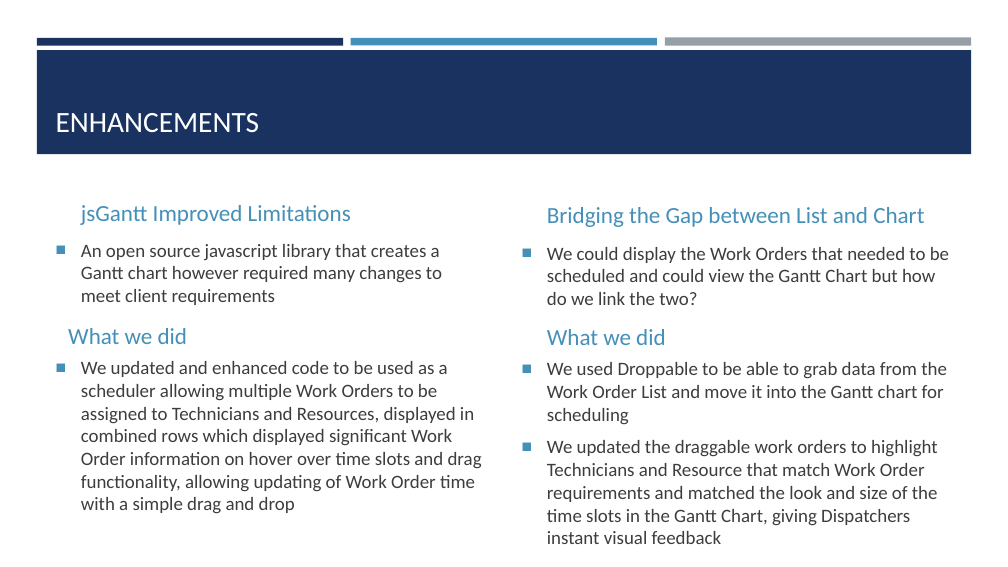
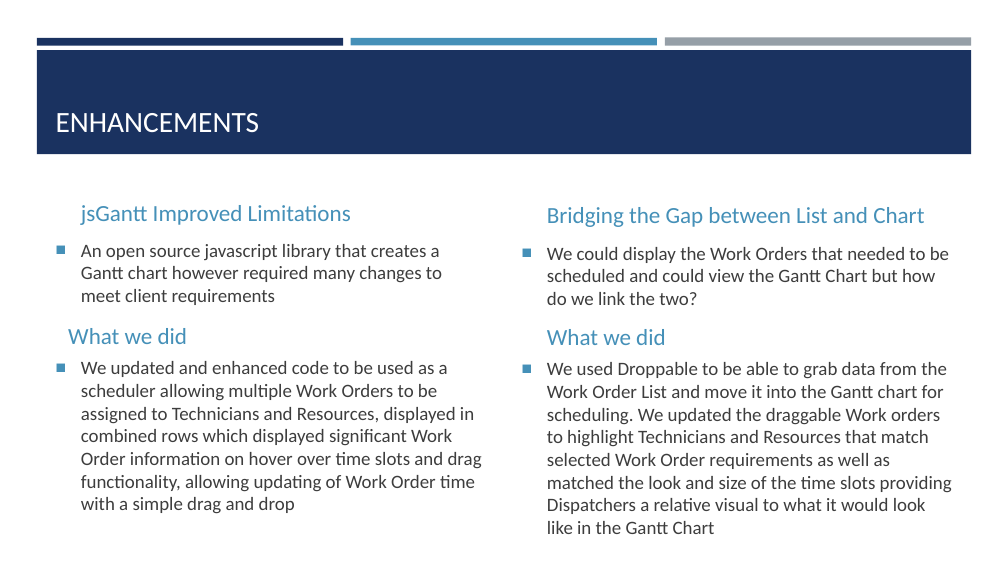
Before and after one commit to cynslcheng/CapstoneDocuments, a slide deck: slide 6 of CapstonePowerPoint.pptx. Drawn at 1008x567 pixels with LibreOffice and Linux fonts; fonts in the diff are those of the drawing. Boxes give left, top, right and bottom in pixels: in the first picture for what was removed or moved away, otherwise in the second. Text is boxed around its words. In the diff, an @@ line names an element or a change of style, - is before the commit and + after.

```diff
--- a/CapstonePowerPoint.pptx
+++ b/CapstonePowerPoint.pptx
@@ text at (x1=547, y1=362, x2=952, y2=534): text changed @@
-■ We used Droppable to be able to grab data from the Work Order List and move it into the Gantt chart for scheduling
-■ We updated the draggable work orders to highlight Technicians and Resource that match Work Order requirements and matched the look and size of the time slots in the Gantt Chart, giving Dispatchers instant visual feedback
+■ We used Droppable to be able to grab data from the Work Order List and move it into the Gantt chart for scheduling. We updated the draggable Work orders to highlight Technicians and Resources that match selected Work Order requirements as well as matched the look and size of the time slots providing Dispatchers a relative visual to what it would look like in the Gantt Chart
```
Also in this commit, not shown: 1 other slide changed.
